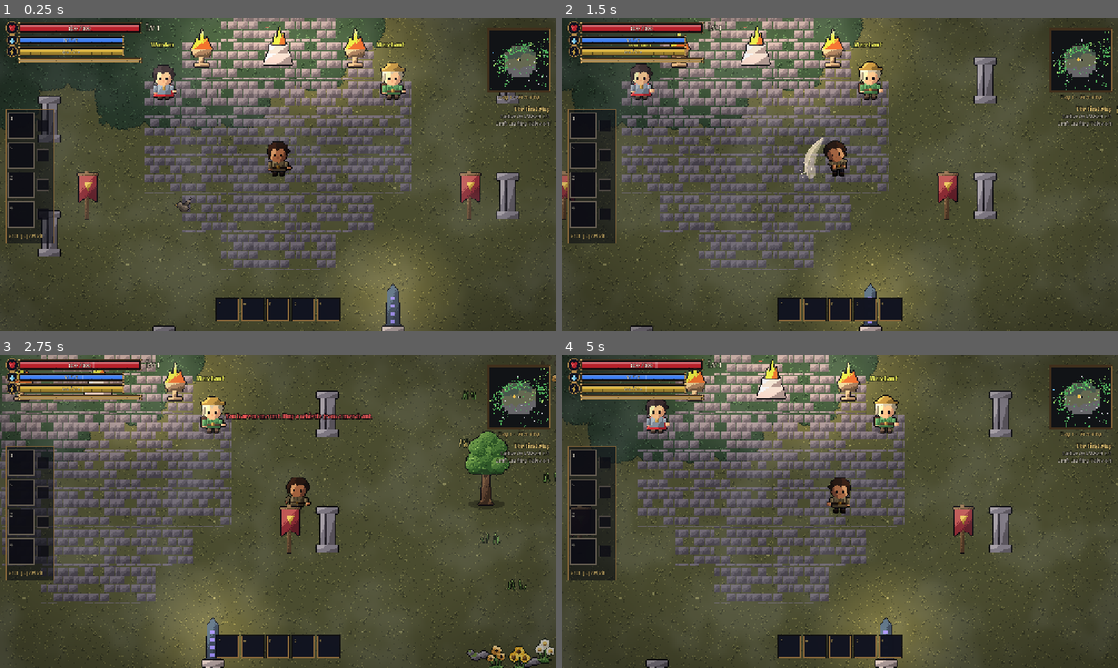
Above: before the commit, frames 1-4 (two rows, left to right).
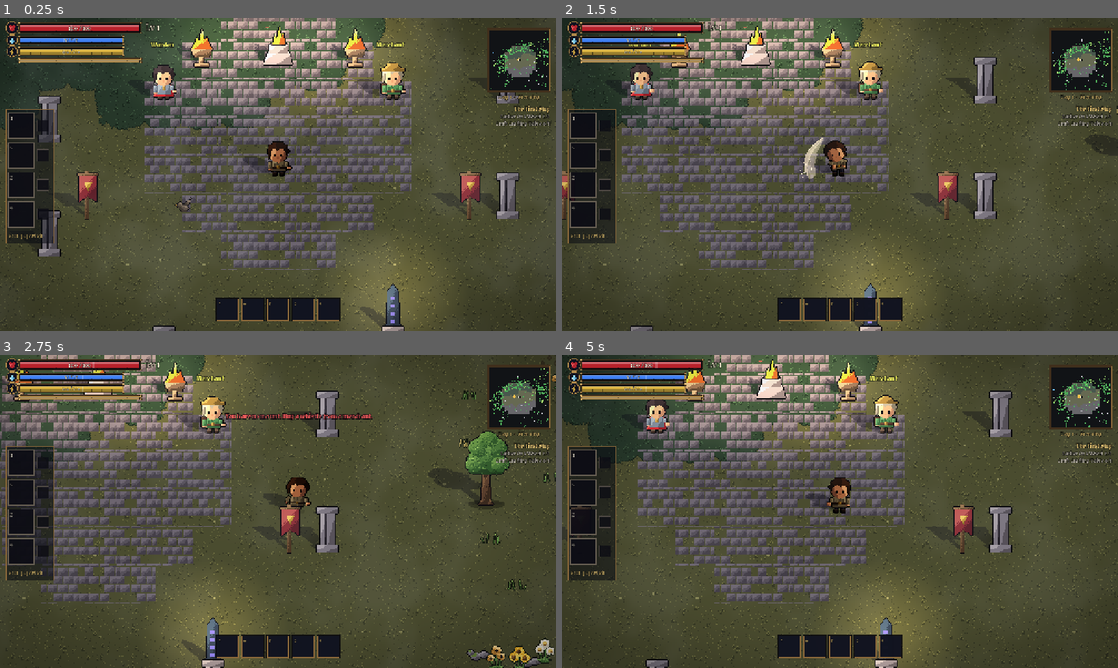
Above: after the commit, the same moments.

Repository: snamberi/Hall-Through-Heart
Game: Godot game, scene res://scenes/main.tscn
Two runs of this game, one before a commit and one after it. Both use one fixed random seed, a clock stepped at 60 frames per second and the inputs below. This scene is started directly instead of the project's main scene.
Inputs (mouse positions are in pixels of both pictures, inside the frame that each line leads up to):
- Up to frame 1 (0.25 s): no input
- Up to frame 2 (1.5 s): tap Enter at 0.5 s; move the mouse to (962, 158) at 0.52 s; hold D (move_right) 0.53-1.25 s; tap G (mount) at 0.6 s; click (962, 158) at 0.67 s; drag from (728, 190) to (812, 237) at 1.27 s
- Up to frame 3 (2.75 s): move the mouse to (333, 442) at 2.02 s; hold D (move_right) from 2.03 s (still down); tap 2 (ability_2) at 2.1 s; tap G (mount) at 2.3 s
- Up to frame 4 (5 s): release D (move_right) at 2.75 s; drag from (812, 574) to (673, 464) at 2.77 s; move the mouse to (1006, 558) at 3.52 s; hold A (move_left) 3.53-4.25 s; tap 4 (ability_4) at 3.6 s; tap G (mount) at 3.8 s; drag from (673, 464) to (756, 433) at 4.27 s

The runs differ from the first frame. In frame 1, 1.0% of the frame differs, in the area x 5-90%, y 8-99%; in frame 2, 0.8%; in frame 3, 0.9%; in frame 4, 0.9%.

Commit message:
Visual pass 3: sun shadows, flickering fire, living water, weather on the ground
- Trees, props, the player, monsters, villagers and mounts cast shadows that
  lean with the sun through the day, fade at night and soften under cloud
- Torches, braziers, lanterns and campfires flicker
- Foam laps along every shore; sun and moon glint on open water; small waves
- Fish circle under fishing spots and now and then break the surface
- Rain splashes on the ground; snow settles in drifts and melts afterwards
- Lightning lights up the whole land for a moment
- Fog is pinned to the land instead of the screen, and thinner on clear ground

Co-Authored-By: Claude Opus 5.5 <noreply@anthropic.com>
Claude-Session: https://claude.ai/code/session_018VKRMzBJrrQDcMAxNX13Ea

Diff:
--- /dev/null
+++ b/scripts/effects/fish_shoal.gd
@@ -0,0 +1,55 @@
+class_name FishShoal
+extends Node2D
+## Dark fish circling under the surface at a fishing spot, now and then one
+## breaking the water.
+
+## Per fish: [orbit radius, speed (signed), phase, size, wobble phase].
+var _fish: Array = []
+var _jump_left := 0.0
+var _ring_age := 9.0
+var _ring_at := Vector2.ZERO
+
+
+func _ready() -> void:
+	z_as_relative = false
+	z_index = -8
+	_jump_left = randf_range(2.0, 7.0)
+	for k in randi_range(2, 4):
+		_fish.append([randf_range(9.0, 24.0), randf_range(0.45, 1.0) * (1.0 if randf() < 0.7 else -1.0), randf() * TAU, randf_range(0.8, 1.2), randf() * TAU])
+
+
+func _process(delta: float) -> void:
+	_jump_left -= delta
+	_ring_age += delta
+	if _jump_left <= 0.0:
+		_jump_left = randf_range(4.0, 10.0)
+		_ring_age = 0.0
+		_ring_at = Vector2.from_angle(randf() * TAU) * Vector2(18.0, 10.0)
+	queue_redraw()
+
+
+func _draw() -> void:
+	var t := Time.get_ticks_msec() / 1000.0
+	for fish: Array in _fish:
+		var angle: float = fish[2] + t * fish[1]
+		var radius: float = fish[0] + sin(t * 0.7 + fish[4]) * 4.0
+		var at := Vector2(cos(angle) * radius, sin(angle) * radius * 0.55)
+		var heading := Vector2(-sin(angle), cos(angle) * 0.55).normalized() * signf(fish[1])
+		var size: float = fish[3]
+		draw_set_transform(at, heading.angle(), Vector2(size, size))
+		var wag := sin(t * 9.0 + fish[4]) * 1.6
+		var body := PackedVector2Array()
+		for k in 12:
+			var a := k * TAU / 12.0
+			body.append(Vector2(cos(a) * 6.0, sin(a) * 2.2))
+		var shade := Color(0.02, 0.05, 0.09, 0.6)
+		draw_colored_polygon(body, shade)
+		draw_colored_polygon(PackedVector2Array([Vector2(-5, 0), Vector2(-10, -3 + wag), Vector2(-10, 3 + wag)]), shade)
+	draw_set_transform(Vector2.ZERO)
+	if _ring_age < 0.9:
+		var share := _ring_age / 0.9
+		draw_set_transform(_ring_at, 0.0, Vector2(1.0, 0.5))
+		draw_arc(Vector2.ZERO, 3.0 + share * 16.0, 0.0, TAU, 24, Color(0.85, 0.95, 1.0, 0.7 * (1.0 - share)), 1.5)
+		if share < 0.3:
+			draw_circle(Vector2(0, -6.0 - share * 20.0), 1.5, Color(0.9, 0.97, 1.0, 0.8))
+		draw_set_transform(Vector2.ZERO)
--- /dev/null
+++ b/scripts/effects/flicker_light.gd
@@ -0,0 +1,15 @@
+class_name FlickerLight
+extends PointLight2D
+## A firelit glow that never quite holds still: torches, braziers, lanterns,
+## campfires.
+
+var base_energy := 0.9
+var base_scale := 1.6
+var _phase := randf() * 100.0
+
+
+func _process(_delta: float) -> void:
+	var t := Time.get_ticks_msec() / 1000.0 + _phase
+	var wave := sin(t * 9.0) * 0.45 + sin(t * 23.0 + 1.3) * 0.25 + sin(t * 3.1) * 0.5 + sin(t * 41.0) * 0.12
+	energy = base_energy * (1.0 + wave * 0.08)
+	texture_scale = base_scale * (1.0 + wave * 0.025)
--- /dev/null
+++ b/scripts/effects/ground_fx.gd
@@ -0,0 +1,268 @@
+class_name GroundFX
+extends Node2D
+## Life on the ground around the player: foam lapping at every shore, sun
+## glinting and small waves moving on open water, rain splashing, and snow
+## that settles in drifts during snowfall and melts away after.
+
+## Half the size of the area kept up to date around the player, in tiles.
+const WINDOW := Vector2i(17, 11)
+const MAX_GLINTS := 46
+const MAX_WAVES := 36
+const MAX_SPLASHES := 120
+const SNOW_SHADER := """
+shader_type canvas_item;
+uniform sampler2D noise : repeat_enable, filter_linear;
+uniform float cover = 0.0;
+// One texel per tile: white on land, black on water. Filtered, so shores blend.
+uniform sampler2D land_mask : filter_linear;
+uniform vec2 mask_origin = vec2(0.0);
+uniform vec2 mask_size = vec2(1.0);
+varying vec2 world;
+
+void vertex() {
+	world = (MODEL_MATRIX * vec4(VERTEX, 0.0, 1.0)).xy;
+}
+
+void fragment() {
+	float n = texture(noise, world / 620.0).r * 0.7 + texture(noise, world / 150.0 + vec2(0.37, 0.71)).r * 0.3;
+	float edge = 1.0 - cover;
+	float land = texture(land_mask, (world - mask_origin) / mask_size).r;
+	float a = smoothstep(edge - 0.05, edge + 0.03, n) * smoothstep(0.42, 0.75, land + (n - 0.5) * 0.7);
+	float grain = fract(sin(dot(floor(world / 2.0), vec2(12.9898, 78.233))) * 43758.5453);
+	vec3 snow = mix(vec3(0.82, 0.87, 0.95), vec3(0.97, 0.98, 1.0), smoothstep(edge, edge + 0.12, n));
+	snow = mix(snow, vec3(1.0), step(0.992, grain));
+	COLOR = vec4(snow, a * 0.92);
+}
+"""
+
+## How deep the snow lies, 0 to 1. Shared so the minimap or others can ask.
+static var snow := 0.0
+
+var _player: Player
+var _world: World
+var _day_night: DayNight
+var _center := Vector2i(999999, 999999)
+var _tiles: Dictionary = {}
+## [rect, side, phase] for each water tile edge that meets land.
+var _foam: Array = []
+var _water: Array[Vector2i] = []
+var _land: Array[Vector2i] = []
+## [position, age, life, size]
+var _glints: Array = []
+## [position, age, life, size]
+var _waves: Array = []
+## [position, age, on water]
+var _splashes: Array = []
+var _snow_layer: Node2D
+var _snow_material: ShaderMaterial
+var _snow_drawn := false
+var _mask: ImageTexture
+var _mask_rect := Rect2()
+
+
+func setup(player: Player, world: World, day_night: DayNight) -> void:
+	_player = player
+	_world = world
+	_day_night = day_night
+	z_as_relative = false
+	z_index = -8
+	var noise := FastNoiseLite.new()
+	noise.frequency = 0.02
+	noise.fractal_octaves = 3
+	var texture := NoiseTexture2D.new()
+	texture.noise = noise
+	texture.seamless = true
+	texture.width = 256
+	texture.height = 256
+	var shader := Shader.new()
+	shader.code = SNOW_SHADER
+	_snow_material = ShaderMaterial.new()
+	_snow_material.shader = shader
+	_snow_material.set_shader_parameter("noise", texture)
+	_snow_layer = Node2D.new()
+	_snow_layer.material = _snow_material
+	_snow_layer.z_as_relative = false
+	_snow_layer.z_index = -9
+	_snow_layer.draw.connect(_draw_snow)
+	add_child(_snow_layer)
+
+
+func _tile(cell: Vector2i) -> int:
+	if not _tiles.has(cell):
+		if _tiles.size() > 6000:
+			_tiles.clear()
+		_tiles[cell] = _world.generator.tile_type_at(cell)
+	return _tiles[cell]
+
+
+func _rescan() -> void:
+	_foam.clear()
+	_water.clear()
+	_land.clear()
+	var size := float(TerrainTiles.TILE_SIZE)
+	var sides: Array[Vector2i] = [Vector2i.UP, Vector2i.RIGHT, Vector2i.DOWN, Vector2i.LEFT]
+	for y in range(_center.y - WINDOW.y, _center.y + WINDOW.y + 1):
+		for x in range(_center.x - WINDOW.x, _center.x + WINDOW.x + 1):
+			var cell := Vector2i(x, y)
+			if not TerrainTiles.is_water(_tile(cell)):
+				if not TerrainTiles.is_solid(_tile(cell)):
+					_land.append(cell)
+				continue
+			_water.append(cell)
+			var rect := Rect2(Vector2(cell) * size, Vector2(size, size))
+			for side in 4:
+				if not TerrainTiles.is_water(_tile(cell + sides[side])):
+					_foam.append([rect, side, absi(hash(cell * 7 + Vector2i(side, 0))) % 628 / 100.0])
+	# The land mask the snow shader reads.
+	var span := WINDOW * 2 + Vector2i.ONE
+	var image := Image.create(span.x, span.y, false, Image.FORMAT_L8)
+	var corner := _center - WINDOW
+	for cell in _land:
+		image.set_pixel(cell.x - corner.x, cell.y - corner.y, Color.WHITE)
+	if _mask == null:
+		_mask = ImageTexture.create_from_image(image)
+		_snow_material.set_shader_parameter("land_mask", _mask)
+	else:
+		_mask.update(image)
+	_mask_rect = Rect2(Vector2(corner) * size, Vector2(span) * size)
+	_snow_material.set_shader_parameter("mask_origin", _mask_rect.position)
+	_snow_material.set_shader_parameter("mask_size", _mask_rect.size)
+	_snow_drawn = false
+
+
+func _process(delta: float) -> void:
+	if _player == null:
+		return
+	visible = not _player.indoors
+	if _player.indoors:
+		return
+	var here := _world.world_to_cell(_player.global_position)
+	if absi(here.x - _center.x) > 2 or absi(here.y - _center.y) > 2:
+		_center = here
+		_rescan()
+	_settle_snow(delta)
+	var daylight := 1.0 - _day_night.darkness()
+	var size := float(TerrainTiles.TILE_SIZE)
+	# Sun (or moon) glinting on the water.
+	if not _water.is_empty():
+		var rate := 0.35 + daylight * 0.65
+		if _glints.size() < MAX_GLINTS * rate and randf() < 0.75:
+			var cell: Vector2i = _water[randi() % _water.size()]
+			_glints.append([(Vector2(cell) + Vector2(randf(), randf())) * size, 0.0, randf_range(0.5, 1.1), randf_range(1.5, 3.0)])
+		if _waves.size() < MAX_WAVES and randf() < 0.35:
+			var cell: Vector2i = _water[randi() % _water.size()]
+			_waves.append([(Vector2(cell) + Vector2(randf(), randf())) * size, 0.0, randf_range(1.4, 2.4), randf_range(4.0, 7.0)])
+	# Rain hitting the ground.
+	if Atmosphere.weather in ["Rain", "Thunderstorm"]:
+		var count := 3 if Atmosphere.weather == "Rain" else 6
+		var view := get_viewport_rect().size / maxf(_zoom(), 0.1)
+		for k in count:
+			if _splashes.size() >= MAX_SPLASHES:
+				break
+			var at := _player.global_position + Vector2(randf_range(-0.55, 0.55) * view.x, randf_range(-0.55, 0.55) * view.y)
+			_splashes.append([at, 0.0, TerrainTiles.is_water(_tile(_world.world_to_cell(at)))])
+	_age(_glints, delta)
+	_age(_waves, delta)
+	for splash: Array in _splashes:
+		splash[1] += delta
+	_splashes = _splashes.filter(func(s: Array) -> bool: return s[1] < 0.32)
+	queue_redraw()
+
+
+func _zoom() -> float:
+	var camera := get_viewport().get_camera_2d()
+	return camera.zoom.x if camera else 1.0
+
+
+func _age(list: Array, delta: float) -> void:
+	for index in range(list.size() - 1, -1, -1):
+		list[index][1] += delta
+		if list[index][1] >= list[index][2]:
+			list.remove_at(index)
+
+
+func _settle_snow(delta: float) -> void:
+	var before := snow
+	match Atmosphere.weather:
+		"Snowfall":
+			snow = minf(snow + delta * 0.008, 0.62)
+		"Blizzard":
+			snow = minf(snow + delta * 0.02, 0.8)
+		_:
+			snow = maxf(snow - delta * (0.004 + 0.008 * (1.0 - _day_night.darkness())), 0.0)
+	_snow_layer.visible = snow > 0.005
+	if _snow_layer.visible:
+		_snow_material.set_shader_parameter("cover", snow)
+		if not _snow_drawn:
+			_snow_drawn = true
+			_snow_layer.queue_redraw()
+	elif before > 0.0 and snow == 0.0:
+		_snow_drawn = false
+
+
+func _draw_snow() -> void:
+	# One sheet over the whole area; the land mask keeps it off the water.
+	_snow_layer.draw_rect(_mask_rect, Color.WHITE)
+
+
+func _draw() -> void:
+	var t := Time.get_ticks_msec() / 1000.0
+	var daylight := 1.0 - _day_night.darkness()
+	# Foam lapping in and out along each shore.
+	for edge: Array in _foam:
+		var rect: Rect2 = edge[0]
+		var phase: float = edge[2]
+		var reach := 7.0 + sin(t * 1.4 + phase) * 3.0
+		_foam_line(rect, edge[1], reach, phase, t, Color(0.93, 0.97, 1.0, 0.62), 2.0)
+		_foam_line(rect, edge[1], reach + 6.0 + sin(t * 1.1 + phase * 2.0) * 1.5, phase + 1.7, t, Color(0.85, 0.94, 1.0, 0.26), 1.5)
+	# Small wave crests drifting with the current.
+	for wave: Array in _waves:
+		var share: float = wave[1] / wave[2]
+		var alpha := sin(share * PI) * 0.32
+		var at: Vector2 = wave[0] + Vector2(share * 6.0, 0.0)
+		draw_arc(at, wave[3], PI * 1.15, PI * 1.85, 8, Color(0.86, 0.94, 1.0, alpha), 1.5)
+	# Glints of light.
+	var glint_color := Color(1.0, 0.98, 0.88) if daylight > 0.4 else Color(0.75, 0.85, 1.0)
+	for glint: Array in _glints:
+		var share: float = glint[1] / glint[2]
+		var power := sin(share * PI)
+		var reach: float = glint[3] * power
+		var color := Color(glint_color, power * (0.45 + daylight * 0.5))
+		var at: Vector2 = glint[0]
+		draw_line(at - Vector2(reach, 0), at + Vector2(reach, 0), color, 1.0)
+		draw_line(at - Vector2(0, reach * 0.7), at + Vector2(0, reach * 0.7), color, 1.0)
+		draw_rect(Rect2(at - Vector2(0.5, 0.5), Vector2(1.5, 1.5)), color)
+	# Raindrops striking the ground.
+	for splash: Array in _splashes:
+		var share: float = splash[1] / 0.32
+		var at: Vector2 = splash[0]
+		var color := Color(0.8, 0.88, 1.0, 0.55 * (1.0 - share))
+		var radius := 1.0 + share * (6.0 if splash[2] else 4.0)
+		draw_set_transform(at, 0.0, Vector2(1.0, 0.45))
+		draw_arc(Vector2.ZERO, radius, 0.0, TAU, 12, color, 1.0)
+		draw_set_transform(Vector2.ZERO)
+		if share < 0.5 and not splash[2]:
+			draw_rect(Rect2(at + Vector2(-3.0, -2.0 - share * 8.0), Vector2(1, 1)), color)
+			draw_rect(Rect2(at + Vector2(2.0, -1.0 - share * 7.0), Vector2(1, 1)), color)
+
+
+## A broken, wavy line of foam parallel to one side of a water tile,
+## `reach` in from it: bright where the wave breaks, gone in the gaps.
+func _foam_line(rect: Rect2, side: int, reach: float, phase: float, t: float, color: Color, width: float) -> void:
+	var points := PackedVector2Array()
+	for k in 9:
+		var along := k / 8.0
+		var wobble := sin(along * 9.0 + phase * 3.0 + t * 0.8) * 1.5
+		match side:
+			0:
+				points.append(Vector2(rect.position.x + along * rect.size.x, rect.position.y + reach + wobble))
+			1:
+				points.append(Vector2(rect.end.x - reach - wobble, rect.position.y + along * rect.size.y))
+			2:
+				points.append(Vector2(rect.position.x + along * rect.size.x, rect.end.y - reach - wobble))
+			_:
+				points.append(Vector2(rect.position.x + reach + wobble, rect.position.y + along * rect.size.y))
+	for k in points.size() - 1:
+		var strength := 0.5 + 0.5 * sin(k * 1.9 + phase * 2.3 + t * 1.2)
+		if strength > 0.22:
+			draw_line(points[k], points[k + 1], Color(color, color.a * strength), width)
--- a/scripts/effects/lightning.gd
+++ b/scripts/effects/lightning.gd
@@ -33,6 +33,14 @@
 		_bolt.append(Vector2.ZERO)
 		if is_instance_valid(_atmosphere):
 			_atmosphere.flash(0.55)
+		var glow := PointLight2D.new()
+		glow.texture = Prop.LIGHT
+		glow.texture_scale = 9.0
+		glow.energy = 2.4
+		glow.color = Color(0.8, 0.88, 1.0)
+		glow.position = Vector2(0, -20)
+		add_child(glow)
+		glow.create_tween().tween_property(glow, "energy", 0.0, 0.34)
 		Audio.play("hit", 0.0, 0.0)
 		RingBurst.spawn(get_parent(), global_position, Color(0.75, 0.88, 1.0), RADIUS + 20.0)
 		if is_instance_valid(_player) and not _player.is_dead() and _player.global_position.distance_to(global_position) < RADIUS:
--- /dev/null
+++ b/scripts/effects/sun_shadow.gd
@@ -0,0 +1,128 @@
+class_name SunShadow
+extends AnimatedSprite2D
+## Shadows cast across the ground by the sun, or faintly by the moon. Each is
+## the silhouette of a sprite, laid down from its feet: they lean west in the
+## morning, shrink toward noon, and stretch east toward dusk. All shadows
+## share one material, so the sky moves them all at once.
+##
+## `cast` makes a still shadow for a tree or a prop; a SunShadow node follows
+## an animated sprite (the player, monsters, villagers) frame by frame.
+
+const SHADER := """
+shader_type canvas_item;
+uniform float skew = 0.5;
+uniform float squash = 0.4;
+uniform float strength = 0.3;
+
+void vertex() {
+	// Local y = 0 is the ground line. Everything above it is laid down
+	// behind the caster and leaned by the sun; flipped casters lean the same way.
+	float flip = sign(MODEL_MATRIX[0].x);
+	float rise = min(VERTEX.y, 0.0);
+	VERTEX.x -= rise * skew * flip;
+	VERTEX.y = rise * squash + max(VERTEX.y, 0.0) * 0.3;
+}
+
+void fragment() {
+	COLOR = vec4(0.03, 0.03, 0.08, texture(TEXTURE, UV).a * strength);
+}
+"""
+static var shared: ShaderMaterial = _make_material()
+
+## The animated sprite this shadow copies.
+var source: AnimatedSprite2D
+var _frames_size := Vector2.ZERO
+
+
+static func _make_material() -> ShaderMaterial:
+	var shader := Shader.new()
+	shader.code = SHADER
+	var material := ShaderMaterial.new()
+	material.shader = shader
+	return material
+
+
+## Moves every shadow to suit the hour. `time` runs 0 to 1 through the day.
+static func update(time: float, darkness: float, indoors: bool, lightning: float) -> void:
+	if indoors:
+		shared.set_shader_parameter("strength", 0.0)
+		return
+	var skew := 0.45
+	var squash := 0.45
+	var strength := 0.08 + (1.0 - darkness) * 0.28
+	if time > 0.24 and time < 0.78:
+		# The sun crosses from east to west: long shadows at either end of the day.
+		var sun := clampf((time - 0.24) / 0.54, 0.0, 1.0)
+		skew = lerpf(-1.25, 1.25, sun)
+		squash = 0.3 + absf(sun - 0.5) * 0.7
+	# Heavy cloud softens them.
+	if Atmosphere.weather != "":
+		strength *= 0.45
+	strength = maxf(strength, lightning * 0.55)
+	shared.set_shader_parameter("skew", skew)
+	shared.set_shader_parameter("squash", squash)
+	shared.set_shader_parameter("strength", strength)
+
+
+## Gives a still sprite (a centred Sprite2D whose parent's origin is its foot)
+## a shadow on the ground.
+static func cast(sprite: Sprite2D) -> Sprite2D:
+	var shadow := Sprite2D.new()
+	shadow.texture = sprite.texture
+	shadow.region_enabled = sprite.region_enabled
+	shadow.region_rect = sprite.region_rect
+	shadow.hframes = sprite.hframes
+	shadow.vframes = sprite.vframes
+	shadow.frame = sprite.frame
+	shadow.flip_h = sprite.flip_h
+	var size := sprite.region_rect.size if sprite.region_enabled else sprite.texture.get_size() / Vector2(sprite.hframes, sprite.vframes)
+	shadow.centered = false
+	shadow.offset = Vector2(-size.x / 2.0, -(size.y / 2.0 - sprite.position.y / sprite.scale.y))
+	shadow.position = Vector2(sprite.position.x, 0.0)
+	shadow.scale = sprite.scale
+	shadow.material = shared
+	shadow.z_as_relative = false
+	shadow.z_index = -8
+	sprite.get_parent().add_child(shadow)
+	return shadow
+
+
+## A shadow that follows an animated sprite; added beside it.
+static func follow(sprite: AnimatedSprite2D) -> SunShadow:
+	var shadow := SunShadow.new()
+	shadow.source = sprite
+	shadow.centered = false
+	shadow.material = shared
+	shadow.z_as_relative = false
+	shadow.z_index = -8
+	sprite.get_parent().add_child.call_deferred(shadow)
+	return shadow
+
+
+func _process(_delta: float) -> void:
+	if not is_instance_valid(source):
+		queue_free()
+		return
+	var shown := source.visible and source.sprite_frames != null
+	if shown and source.has_method("casts_shadow"):
+		shown = source.casts_shadow()
+	visible = shown
+	if not shown:
+		return
+	if sprite_frames != source.sprite_frames:
+		sprite_frames = source.sprite_frames
+		_frames_size = Vector2.ZERO
+	if not sprite_frames.has_animation(source.animation):
+		return
+	if animation != source.animation:
+		animation = source.animation
+	frame = source.frame
+	flip_h = source.flip_h
+	if _frames_size == Vector2.ZERO:
+		var texture := sprite_frames.get_frame_texture(animation, 0)
+		if texture == null:
+			return
+		_frames_size = texture.get_size()
+	scale = source.scale
+	position = Vector2(source.position.x, 0.0)
+	offset = Vector2(-_frames_size.x / 2.0, -(_frames_size.y / 2.0 - source.position.y / source.scale.y))
--- a/scripts/enemies/enemy.gd
+++ b/scripts/enemies/enemy.gd
@@ -143,6 +143,7 @@
 
 func _ready() -> void:
 	add_to_group("enemies")
+	SunShadow.follow(_animator)
 	if boss_id != "":
 		rank = Rank.BOSS
 		brain = BossBrain.new(self, boss_id)
--- a/scripts/main.gd
+++ b/scripts/main.gd
@@ -106,6 +106,10 @@
 	$Exploration.setup(_player, _world)
 	_resources.setup(_world)
 	$Atmosphere.setup(_player, _world, _day_night)
+	var ground_fx := GroundFX.new()
+	ground_fx.name = "GroundFX"
+	add_child(ground_fx)
+	ground_fx.setup(_player, _world, _day_night)
 	$Npcs.setup(_world)
 	_place_player_at_start()
 	_world.target = _player
--- a/scripts/player/player.gd
+++ b/scripts/player/player.gd
@@ -145,6 +145,8 @@
 	_mount.name = "Mount"
 	add_child(_mount)
 	_mount.setup(self)
+	SunShadow.follow(_mount)
+	SunShadow.follow(_animator)
 	var fader := OcclusionFader.new()
 	add_child(fader)
 	fader.setup(self)
--- a/scripts/player/player_animator.gd
+++ b/scripts/player/player_animator.gd
@@ -102,6 +102,11 @@
 		sprite.visible = false
 		add_child(sprite)
 		_layers[layer["name"]] = sprite
+
+
+## The sun shadow hides while the body is in water or in the saddle.
+func casts_shadow() -> bool:
+	return not (_player.swimming or _player.boating or _player.mount_id != "")
 
 
 func _process(delta: float) -> void:
--- a/scripts/world/atmosphere.gd
+++ b/scripts/world/atmosphere.gd
@@ -10,10 +10,12 @@
 uniform vec4 tint : source_color = vec4(0.8, 0.82, 0.85, 1.0);
 uniform float density = 0.15;
 uniform vec2 drift = vec2(0.0);
+uniform vec2 anchor = vec2(0.0);
 uniform float vignette = 0.35;
 
 void fragment() {
-	vec2 uv = UV * vec2(1.6, 0.9);
+	// Anchored to the land, so fog banks stay put as the player walks through them.
+	vec2 uv = (UV + anchor) * vec2(1.6, 0.9);
 	float a = texture(noise, uv * 0.9 + drift).r;
 	float b = texture(noise, uv * 1.7 - drift * 1.4 + vec2(0.3, 0.7)).r;
 	float fog = smoothstep(0.35, 0.85, a * 0.65 + b * 0.45) * density;
@@ -157,8 +159,12 @@
 	var t := Time.get_ticks_msec() / 1000.0
 	_material.set_shader_parameter("density", _density)
 	_material.set_shader_parameter("tint", _tint)
-	# The fog drifts, and shifts as the player moves so it feels part of the land.
-	_material.set_shader_parameter("drift", Vector2(t * 0.006, t * 0.002) + _player.global_position / 9000.0)
+	# The fog drifts slowly, and is pinned to the land rather than the screen.
+	_material.set_shader_parameter("drift", Vector2(t * 0.006, t * 0.002))
+	var camera := get_viewport().get_camera_2d()
+	if camera:
+		var view := get_viewport().get_visible_rect().size / camera.zoom
+		_material.set_shader_parameter("anchor", camera.get_screen_center_position() / view)
 	_material.set_shader_parameter("vignette", 0.55 if _player.indoors else 0.28 + 0.25 * _day_night.darkness())
 
 
@@ -172,7 +178,8 @@
 		_target_tint = weather[0]
 		# Mist gathers at dawn and in the dark.
 		var hour_fog := 0.12 if _day_night.phase() in ["Dawn", "Dusk"] else 0.06 * _day_night.darkness()
-		_target_density = weather[1] + hour_fog
+		# Clear land keeps only a whisper of haze; marsh and ash still fog up.
+		_target_density = weather[1] * 0.55 + hour_fog * 0.6
 		kind = weather[2]
 		Atmosphere.weather = _weather_for(tile)
 		if Atmosphere.weather != "":
@@ -254,7 +261,8 @@
 
 
 func flash(strength: float = 0.6) -> void:
-	_flash.color.a = strength
+	_flash.color.a = strength * 0.6
+	_day_night.lightning(minf(strength * 1.5, 1.0))
 
 
 func _near_fire() -> bool:
--- a/scripts/world/day_night.gd
+++ b/scripts/world/day_night.gd
@@ -28,6 +28,8 @@
 var indoors := false
 
 var _light: PointLight2D
+## Brightness left from the last lightning strike, 0 to 1.
+var _lightning := 0.0
 
 
 func setup(player: Player) -> void:
@@ -56,6 +58,7 @@
 		time -= 1.0
 		day += 1
 		day_changed.emit(day)
+	_lightning = maxf(_lightning - delta * 2.2, 0.0)
 	var night := is_night()
 	if night and not was_night and not indoors:
 		blood_moon = blood_moon_tonight()
@@ -76,6 +79,11 @@
 		return false
 	var night_of := day if time > 0.5 else day - 1
 	return posmod(hash(night_of * 7919 + 17), BLOOD_MOON_ODDS) == 0
+
+
+## A lightning strike lights up the whole land for a moment.
+func lightning(strength: float) -> void:
+	_lightning = maxf(_lightning, strength)
 
 
 ## How dark it is: 0 in full daylight, 1 in the dead of night.
@@ -106,7 +114,8 @@
 	var sky := _sky()
 	if blood_moon:
 		sky = sky.lerp(BLOOD_SKY, darkness() * 0.7)
-	color = Color(0.82, 0.8, 0.78) if indoors else sky
+	color = Color(0.82, 0.8, 0.78) if indoors else sky.lerp(Color(0.95, 0.97, 1.0), _lightning)
+	SunShadow.update(time, darkness(), indoors, _lightning)
 	if _light:
 		_light.energy = 0.55 if indoors else darkness() * 0.9
 		_light.enabled = _light.energy > 0.02
--- a/scripts/world/npc.gd
+++ b/scripts/world/npc.gd
@@ -55,6 +55,7 @@
 	sprite.position = Vector2(0, -23)
 	sprite.play("idle")
 	add_child(sprite)
+	SunShadow.follow(sprite)
 	if kind == "villager":
 		# Each villager dresses a little differently.
 		sprite.modulate = Color.from_hsv(randf(), 0.25, 1.0).lerp(Color.WHITE, 0.4)
--- a/scripts/world/prop.gd
+++ b/scripts/world/prop.gd
@@ -52,6 +52,19 @@
 	return prop
 
 
+## Things lying flat on the floor cast no shadow.
+const FLAT_ART: Array[int] = [Art.CAVE, Art.LADDER, Art.DOOR, Art.PORTAL]
+const FLAT_DECOR: Array[int] = [Decor.FLOOR, Decor.RUBBLE, Decor.BONES, Decor.RUG, Decor.SOIL, Decor.SPIKE_TRAP]
+
+
+func _ready() -> void:
+	if z_index < 0 or _sprite == null:
+		return
+	var flat: Array[int] = FLAT_DECOR if _sprite.texture == DECOR else FLAT_ART
+	if not _sprite.frame in flat:
+		SunShadow.cast(_sprite)
+
+
 ## A prop drawn from the decor sheet (tools/generate_flora.py) instead.
 static var _decor_icons: Dictionary = {}
 
@@ -76,10 +89,12 @@
 
 ## Adds a warm glow around the prop, for torches, braziers, and lanterns.
 func add_light(strength: float = 0.9, reach: float = 1.6) -> void:
-	var light := PointLight2D.new()
+	var light := FlickerLight.new()
 	light.texture = LIGHT
 	light.texture_scale = reach
 	light.energy = strength
+	light.base_energy = strength
+	light.base_scale = reach
 	light.color = Color(1.0, 0.82, 0.55)
 	light.position.y = -30.0
 	add_child(light)
--- a/scripts/world/resource_node.gd
+++ b/scripts/world/resource_node.gd
@@ -41,6 +41,7 @@
 		sprite.flip_h = hash(cell) % 2 == 0
 		sprite.add_to_group("occluders")
 		add_child(sprite)
+		SunShadow.cast(sprite)
 		solid = 9.0 if _data["kind"] == "tree" else 0.0
 	elif _data.has("flora"):
 		var plant := Sprite2D.new()
@@ -63,6 +64,7 @@
 				var tween := create_tween().set_loops()
 				tween.tween_property(sprite, "scale", Vector2(1.15, 1.15), 0.9)
 				tween.tween_property(sprite, "scale", Vector2(0.9, 0.9), 0.9)
+				add_child(FishShoal.new())
 	if solid > 0.0:
 		var body := StaticBody2D.new()
 		var shape := CollisionShape2D.new()
--- a/scripts/world/resource_spawner.gd
+++ b/scripts/world/resource_spawner.gd
@@ -140,6 +140,7 @@
 	sprite.position.y = -42.0
 	sprite.flip_h = hash(at) % 2 == 0
 	holder.add_child(sprite)
+	SunShadow.cast(sprite)
 	if solid > 0.0:
 		var body := StaticBody2D.new()
 		var shape := CollisionShape2D.new()
Not shown, added: scripts/effects/fish_shoal.gd.uid
Not shown, added: scripts/effects/flicker_light.gd.uid
Not shown, added: scripts/effects/ground_fx.gd.uid
Not shown, added: scripts/effects/sun_shadow.gd.uid
